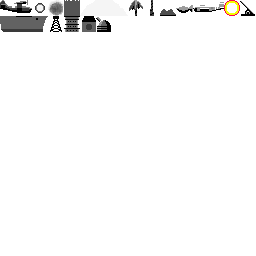
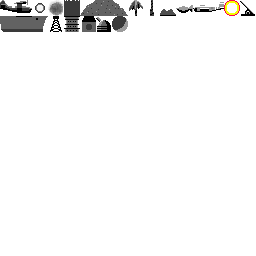
The second 256×256 image is a revision of the first. Changes to its layers:
painted on "tiles.png" over left=64, top=0, right=128, bottom=32
